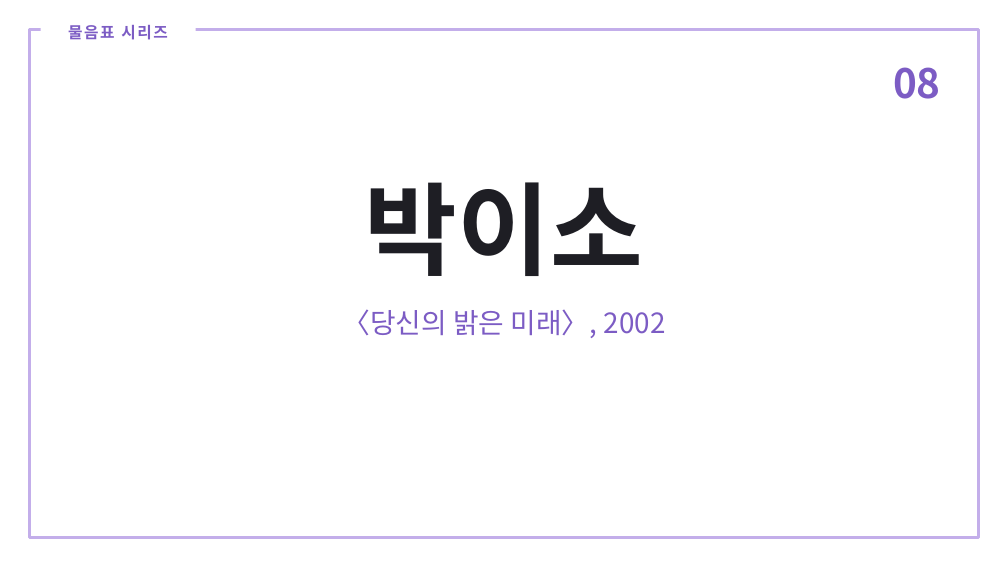
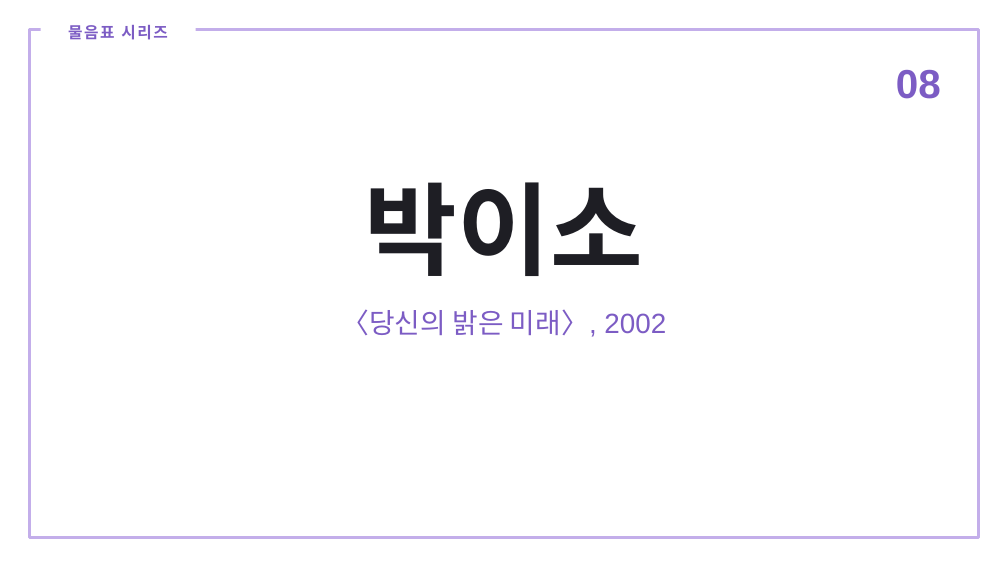
Before and after one commit to joyhanju/joyhanju.github.io, a slide deck: slide 72 of materials/this-is-art/이것도미술이에요_수업PPT.pptx. Drawn at 1008x567 pixels with LibreOffice and Linux fonts; fonts in the diff are those of the drawing. Boxes give left, top, right and bottom in pixels: in the first picture for what was removed or moved away, otherwise in the second. Text is boxed around its words. In the diff, an @@ line names an element or a change of style, - is before the commit and + after.

```diff
--- a/materials/this-is-art/이것도미술이에요_수업PPT.pptx
+++ b/materials/this-is-art/이것도미술이에요_수업PPT.pptx
@@ text "08" at [896, 70, 941, 99]: font Noto Sans CJK KR to Arial @@
@@ text "〈당신의 밝은 미래〉, 2002" at [342, 309, 666, 337]: font Noto Sans CJK KR to Arial @@
```
Also in this commit, not shown: 83 other slides changed, 9 other files.
